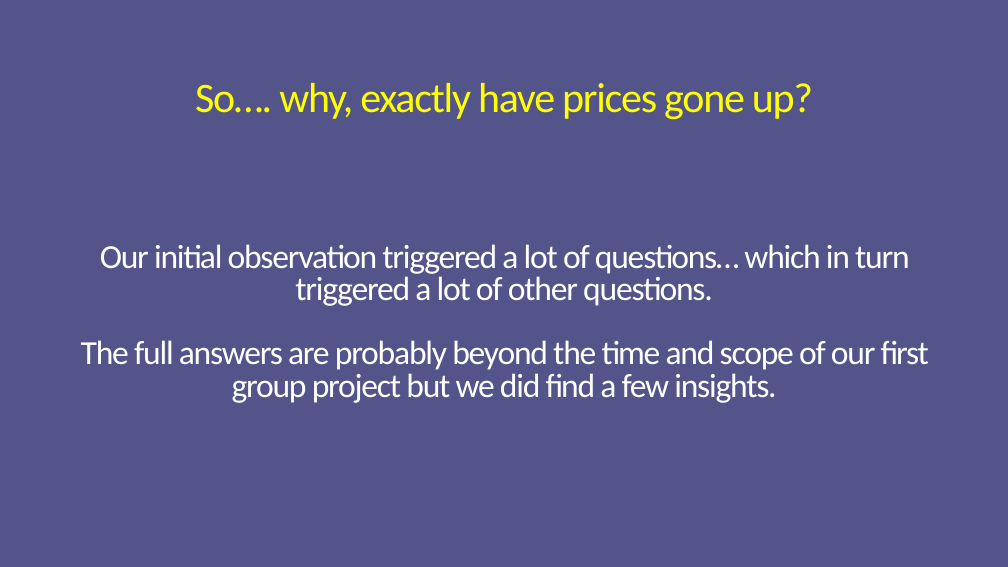
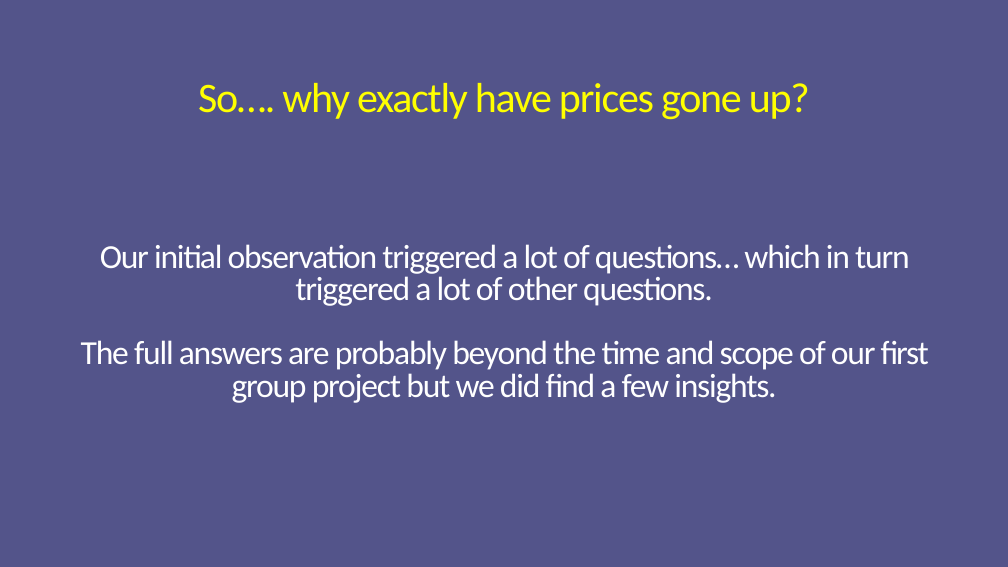
Before and after one commit to marcusmcb/group-project-1, a slide deck: slide 18 of resources/powerpoint/uci-rental-presentation.pptx (slide 17 before the commit). Drawn at 1008x567 pixels with LibreOffice and Linux fonts; fonts in the diff are those of the drawing. Boxes give left, top, right and bottom in pixels: in the first picture for what was removed or moved away, otherwise in the second. Text is boxed around its words. In the diff, an @@ line names an element or a change of style, - is before the commit and + after.

```diff
--- a/resources/powerpoint/uci-rental-presentation.pptx
+++ b/resources/powerpoint/uci-rental-presentation.pptx
@@ title at [198,83,810,119]: text changed @@
-So…. why, exactly have prices gone up?
+So…. why exactly have prices gone up?
```
Also in this commit, not shown: 15 other slides changed, 4 slides added, 2 slides removed, 1 other file.
